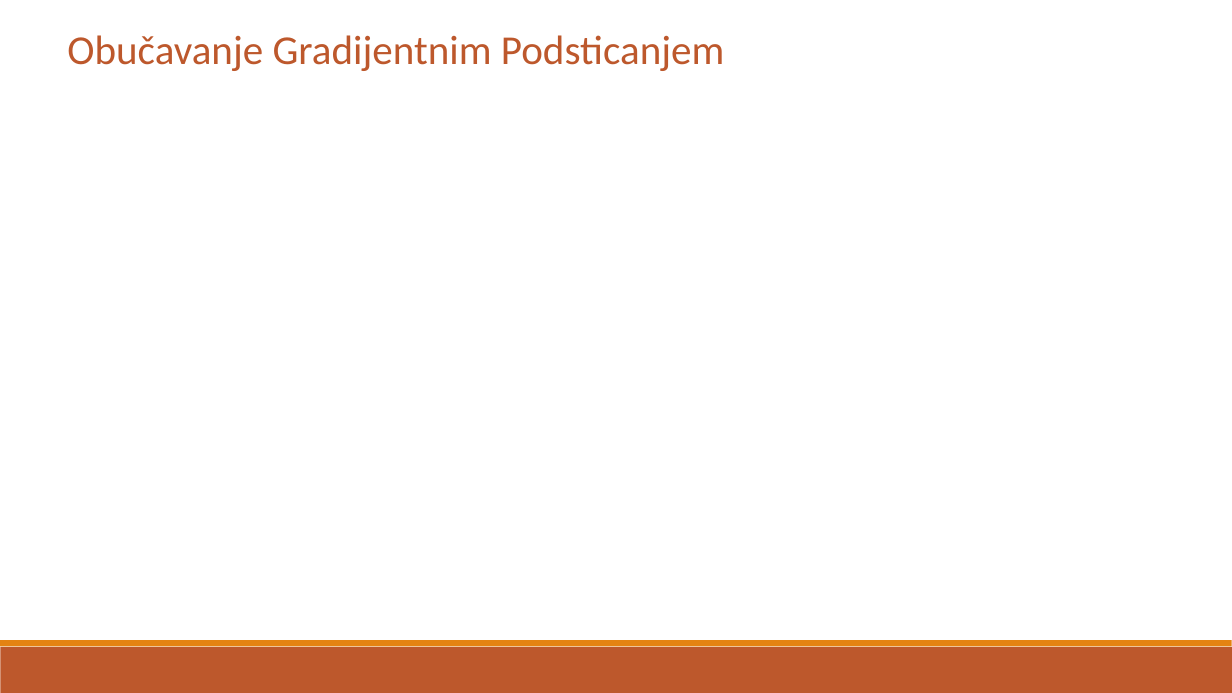
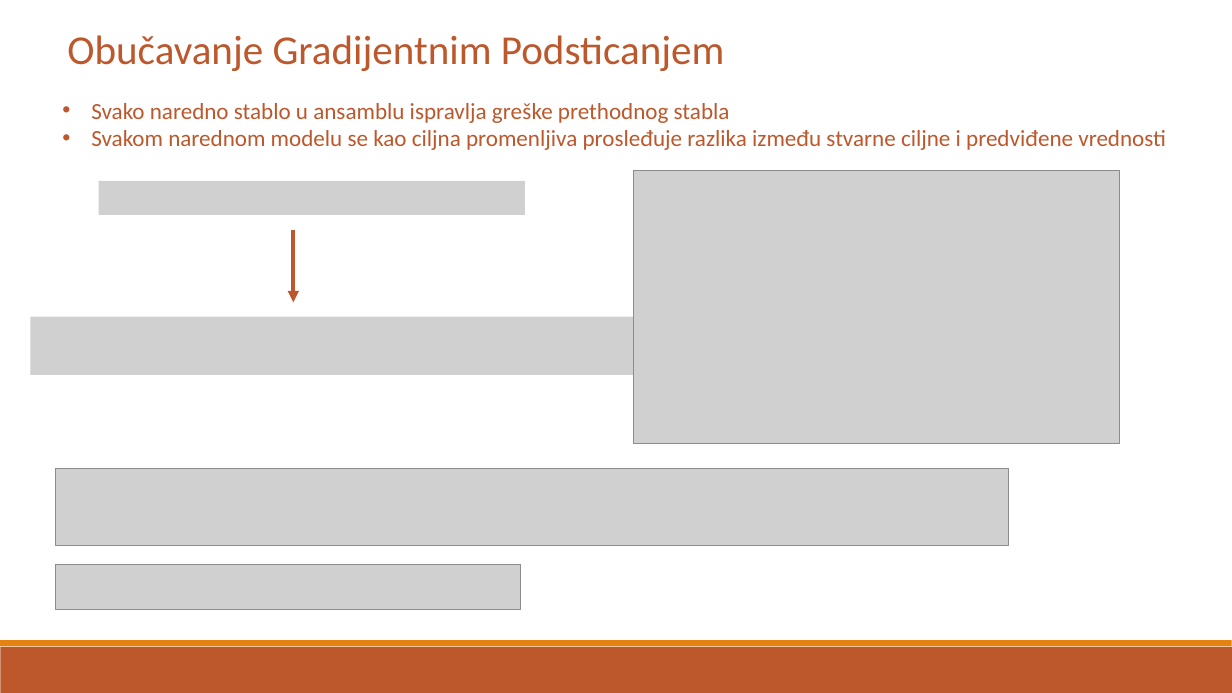
Before and after one commit to Toma1997/Credit-Risk-Prediction-in-Distribution-Network, a slide deck: slide 10 of docs/Prezentacija diplomskog rada.pptx (slide 9 before the commit). Drawn at 1232x693 pixels with LibreOffice and Linux fonts; fonts in the diff are those of the drawing; grey boxes stand for pictures. Boxes give left, top, right and bottom in pixels: in the first picture for what was removed or moved away, otherwise in the second. Text is boxed around its words. In the diff, an @@ line names an element or a change of style, - is before the commit and + after.

```diff
--- a/docs/Prezentacija diplomskog rada.pptx
+++ b/docs/Prezentacija diplomskog rada.pptx
@@ text added at (91, 103, 1166, 150), 18 pt, text #BD582C @@
+• Svako naredno stablo u ansamblu ispravlja greške prethodnog stabla
+• Svakom narednom modelu se kao ciljna promenljiva prosleđuje razlika između stvarne ciljne i predviđene vrednosti
@@ picture added at (633, 170, 1119, 444) @@
@@ picture added at (99, 181, 525, 215) @@
@@ arrow added from (293, 230) to (293, 302), #BD582C 3 pt @@
@@ picture added at (30, 317, 633, 375) @@
@@ picture added at (55, 469, 1008, 546) @@
@@ picture added at (55, 565, 520, 609) @@
```
Also in this commit, not shown: 5 other slides changed, 4 slides added, 4 slides removed, 2 other files.
